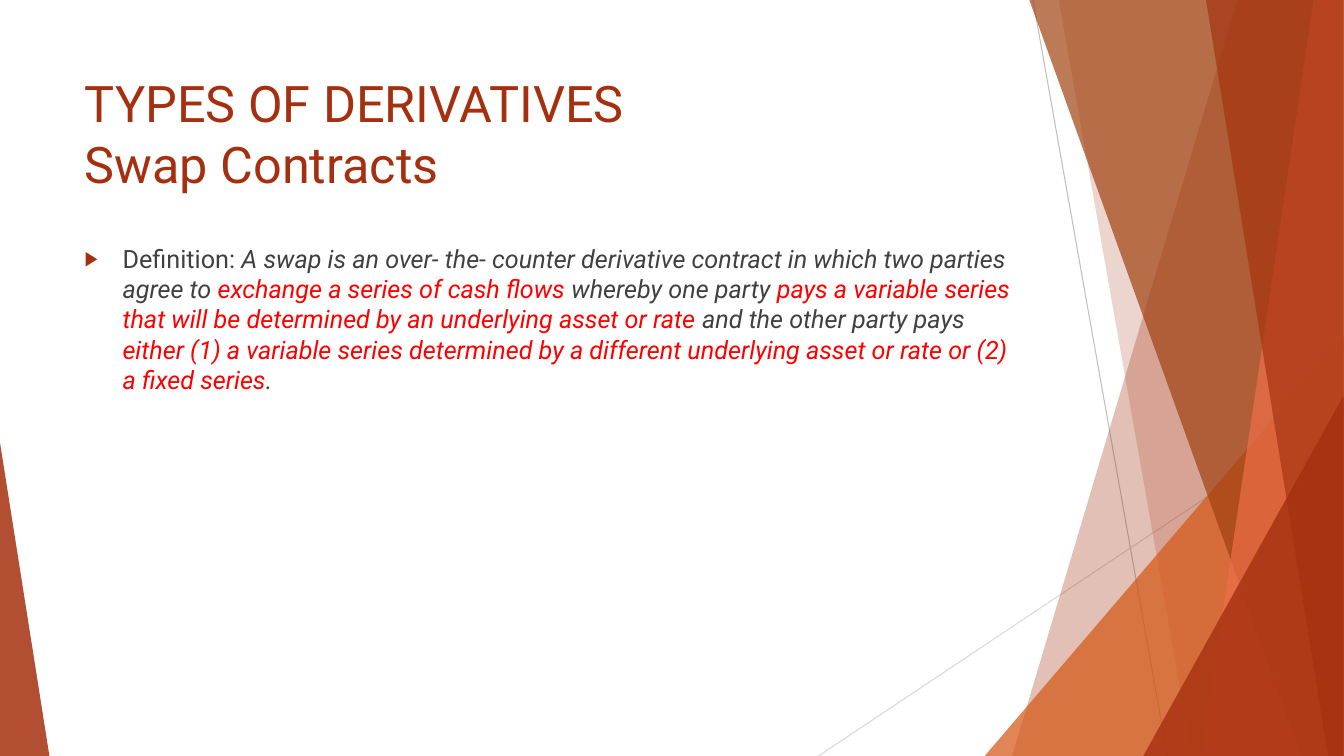
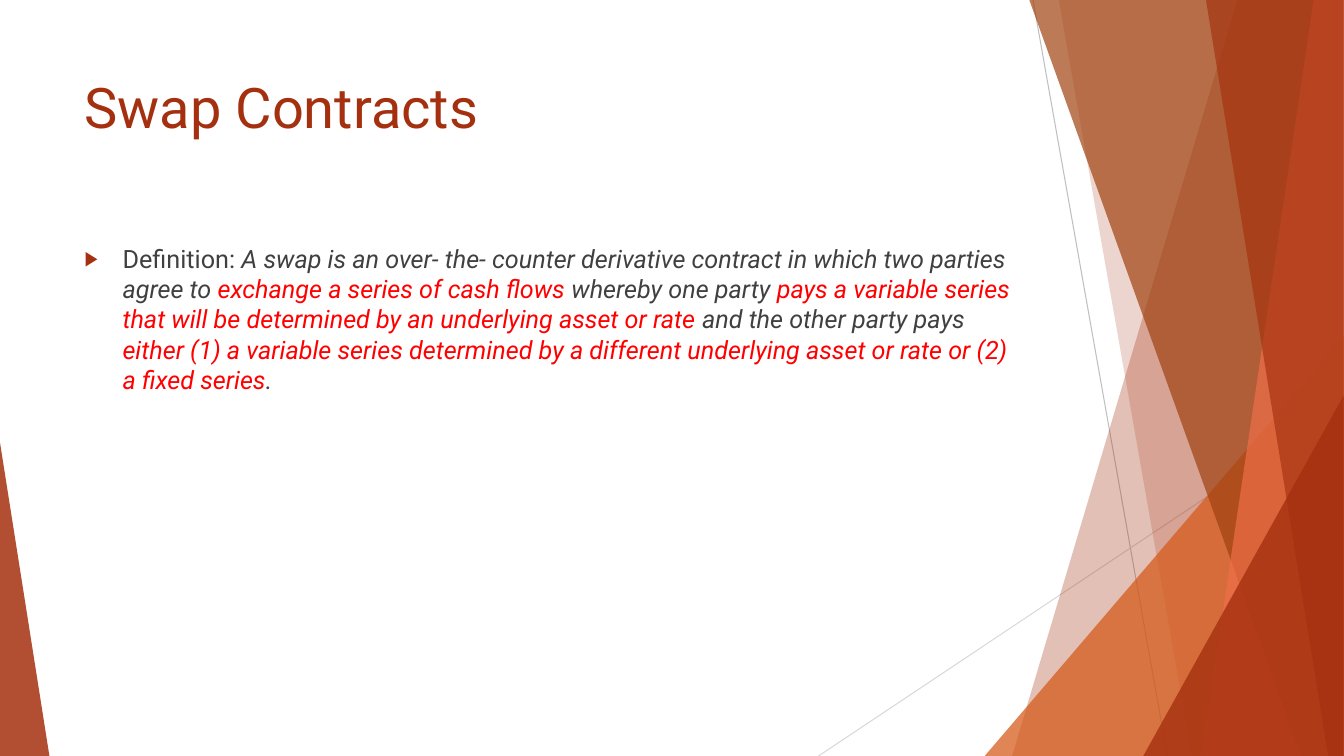
Before and after one commit to Isco0530/data, a slide deck: slide 17 of Reading 45.pptx. Drawn at 1344x756 pixels with LibreOffice and Linux fonts; fonts in the diff are those of the drawing. Boxes give left, top, right and bottom in pixels: in the first picture for what was removed or moved away, otherwise in the second. Text is boxed around its words. In the diff, an @@ line names an element or a change of style, - is before the commit and + after.

```diff
--- a/Reading 45.pptx
+++ b/Reading 45.pptx
@@ title at (85,87,478,140): text changed; size 36 to 40 pt @@
-TYPES OF DERIVATIVES
-Swap Contracts
+Swap Contracts
```
Also in this commit, not shown: 5 other slides changed.
